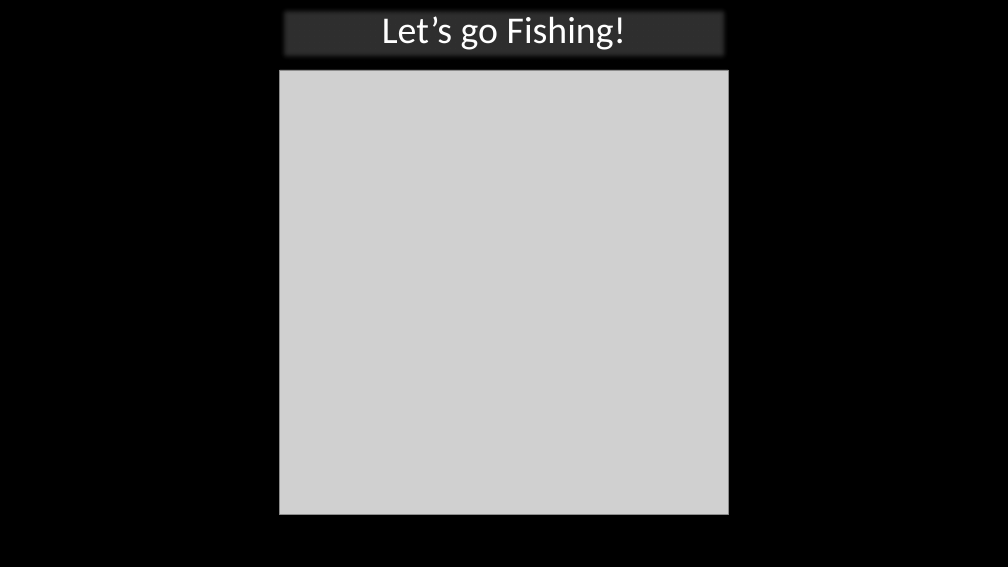
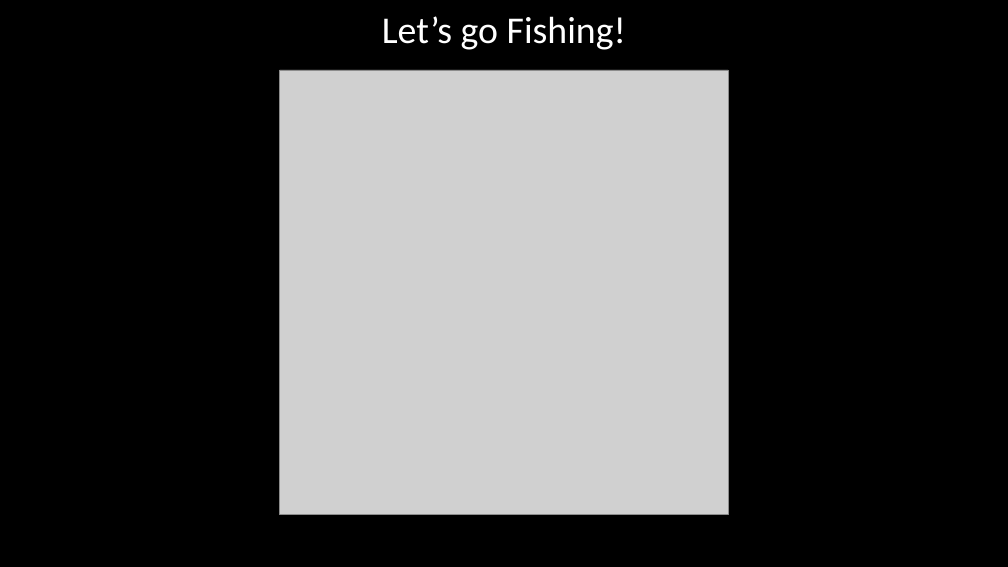
Before and after one commit to marveld21/Final-Project_Bass_Fishing_Analysis, a slide deck: slide 10 of Presentation.pptx (slide 9 before the commit). Drawn at 1008x567 pixels with LibreOffice and Linux fonts; fonts in the diff are those of the drawing; grey boxes stand for pictures; background and template pictures are left out. Boxes give left, top, right and bottom in pixels: in the first picture for what was removed or moved away, otherwise in the second. Text is boxed around its words. In the diff, an @@ line names an element or a change of style, - is before the commit and + after.

```diff
--- a/Presentation.pptx
+++ b/Presentation.pptx
@@ text "Let’s go Fishing!": place and size @@
-text "Let’s go Fishing!" at (280, 7, 728, 61)
+text "Let’s go Fishing!" at (382, 16, 626, 50)
@@ text "Let’s go Fishing!" at (382, 16, 626, 50): fill #FFFFFF at 19% opacity to none @@
```
Also in this commit, not shown: 6 other slides changed, 1 slide added.
